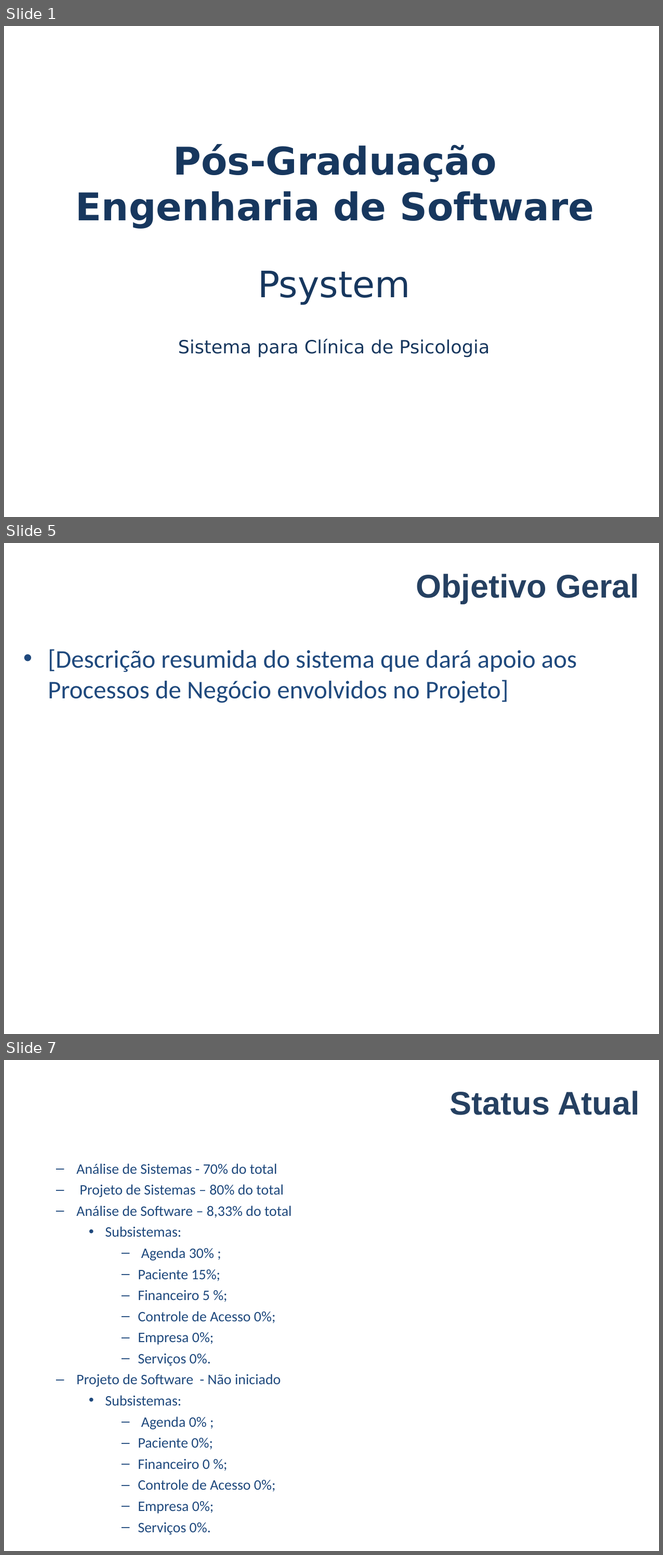
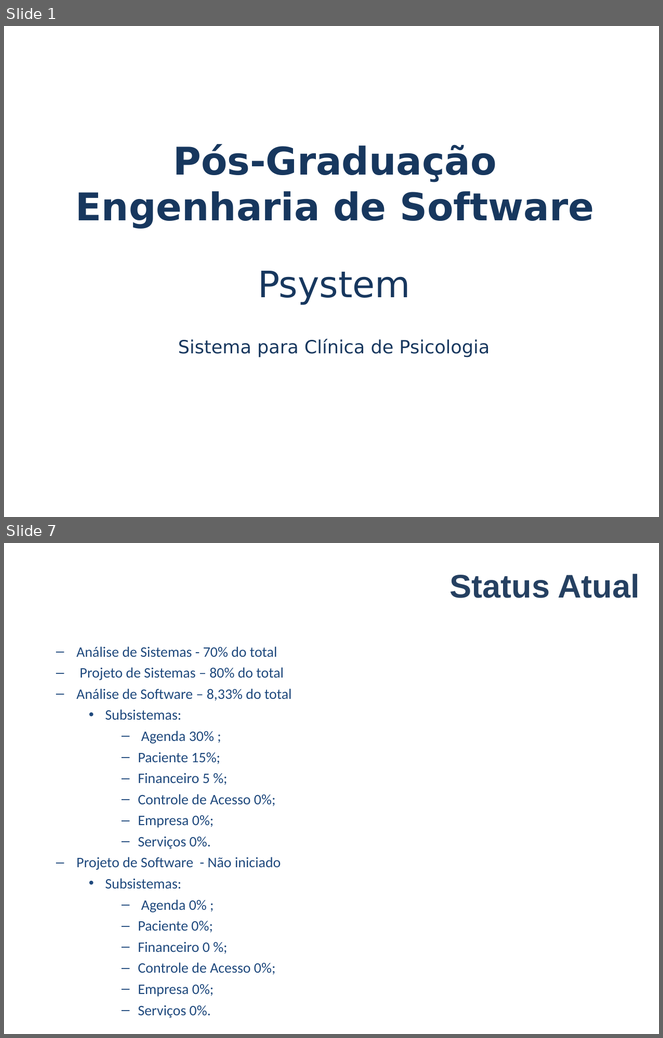
Before and after one commit to VagnerAlcantara/TCC, a slide deck: AnteProjeto/Apresentacao do Anteprojeto.ppt. Shown one above the other, each under a label of ours: slides 1, 5 and 7 before the commit, slides 1 and 7 after it; the slides between them are not shown. The pictures are 663x1555 and 663x1038 pixels, drawn with LibreOffice and Linux fonts; fonts in the diff are those of the drawing; background and template pictures are left out. Boxes give left, top, right and bottom in pixels: in the first picture for what was removed or moved away, otherwise in the second. Text is boxed around its words. In the diff, an @@ line names an element or a change of style, - is before the commit and + after.

```diff
--- a/AnteProjeto/Apresentacao do Anteprojeto.ppt
+++ b/AnteProjeto/Apresentacao do Anteprojeto.ppt
@@ slide 5 removed at <box>4,543,659,1034</box>, background #FFFFFF @@
@@ title removed at <box>416,574,639,603</box> @@
-Objetivo Geral
@@ text removed at <box>48,649,577,703</box> @@
-• [Descrição resumida do sistema que dará apoio aos Processos de Negócio envolvidos no Projeto]
```
Also in this commit, not shown: 6 slides changed, 1 slide added.
